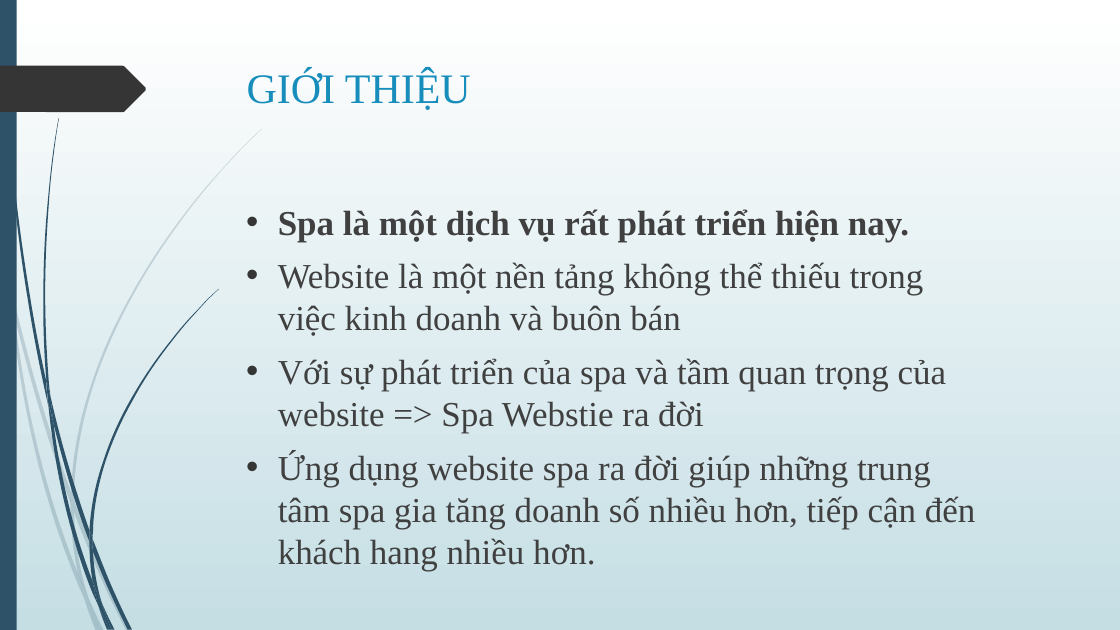
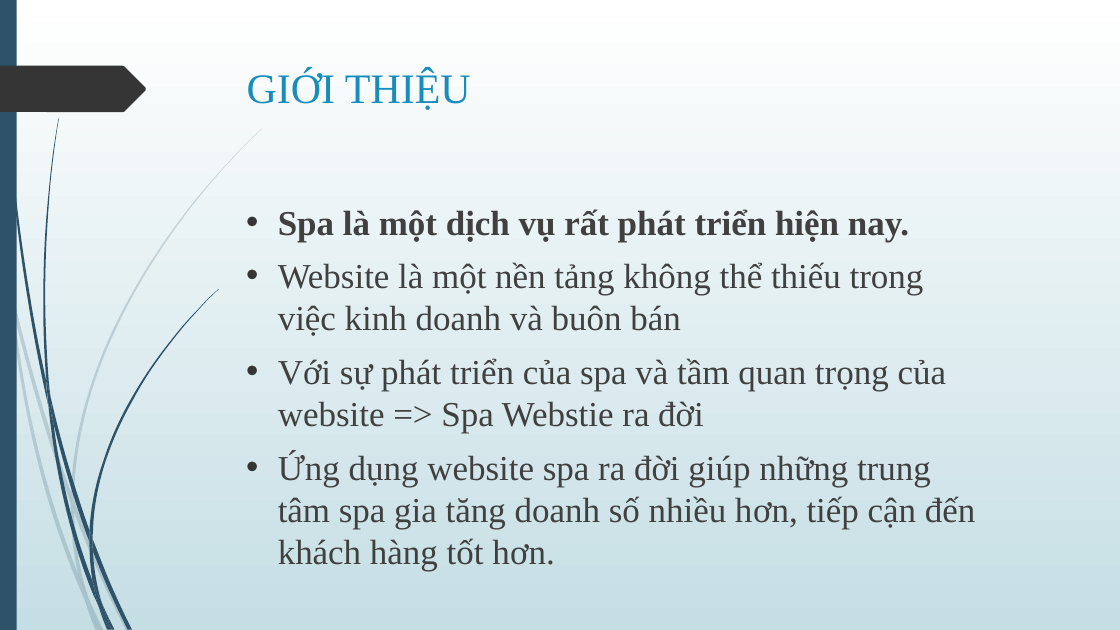
Before and after one commit to leminhphuoc/LaboreSpa, a slide deck: slide 2 of Slide.pptx. Drawn at 1120x630 pixels with LibreOffice and Linux fonts; fonts in the diff are those of the drawing. Boxes give left, top, right and bottom in pixels: in the first picture for what was removed or moved away, otherwise in the second. Text is boxed around its words. In the diff, an @@ line names an element or a change of style, - is before the commit and + after.

```diff
--- a/Slide.pptx
+++ b/Slide.pptx
@@ text at (278,452,975,571): text changed @@
-• Ứng dụng website spa ra đời giúp những trung tâm spa gia tăng doanh số nhiều hơn, tiếp cận đến khách hang nhiều hơn.
+• Ứng dụng website spa ra đời giúp những trung tâm spa gia tăng doanh số nhiều hơn, tiếp cận đến khách hàng tốt hơn.
```
Also in this commit, not shown: 5 slides added, 1 other file.
